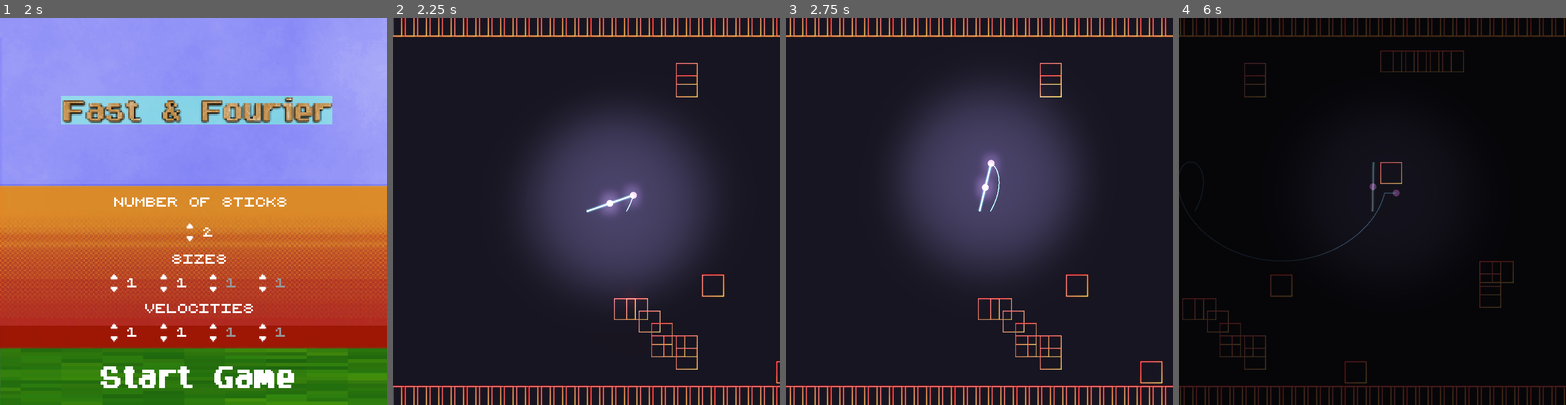
Above: before the commit, frames 1-4 (left to right).
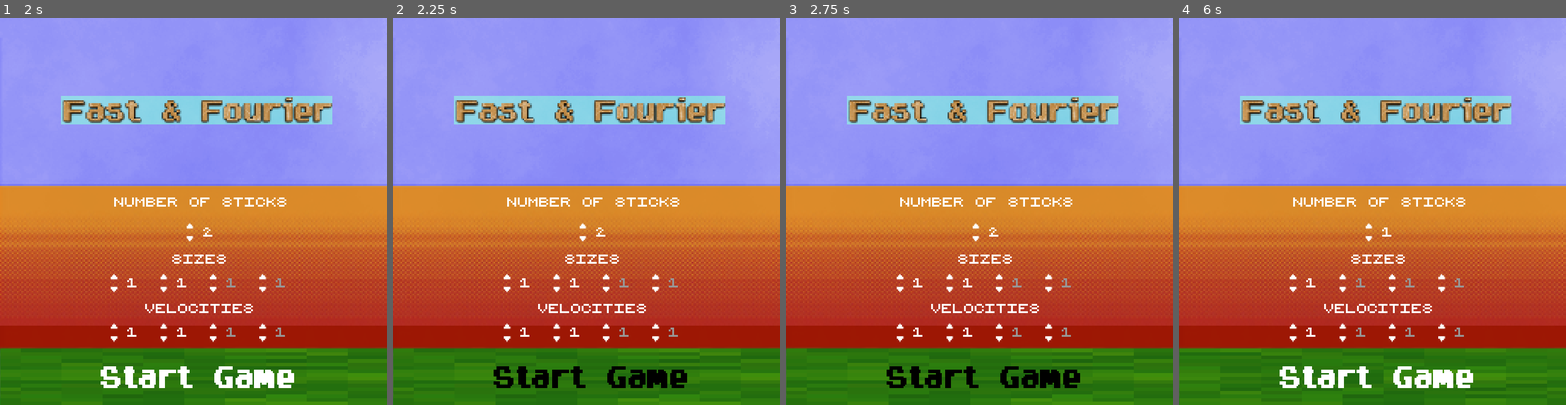
Above: after the commit, the same moments.

Repository: fyodordev/fourier-game
Game: Godot game, scene res://scenes/start_screen/titlescreen.tscn
Two runs of this game, one before a commit and one after it. Both use one fixed random seed, a clock stepped at 60 frames per second and the inputs below.
Inputs (mouse positions are in pixels of both pictures, inside the frame that each line leads up to):
- Up to frame 1 (2 s): click (189, 238) at 0.52 s; click (189, 226) at 1.27 s
- Up to frame 2 (2.25 s): click (590, 377) at 2 s
- Up to frame 3 (2.75 s): no input
- Up to frame 4 (6 s): click (1376, 377) at 2.77 s; click (1368, 238) at 3.52 s; click (1368, 226) at 4.27 s; click (1376, 377) at 5.02 s; click (1368, 238) at 5.77 s

Frame 1 is identical in both runs. In frame 2, 100% of the frame differs, in the area x 0-100%, y 0-100%; in frame 3, 100%; in frame 4, 100%.

Commit message:
Titlescreen now remebers parameters

Diff:
--- a/scenes/main/global.gd
+++ b/scenes/main/global.gd
@@ -1,9 +1,10 @@
 extends Node
 
-#just some test values, number of sticks, speeds and lengths of sticks
-var number_of_sticks = 4
-var speeds = [1,2,6,-3]
-var lengths = [2,-1,1,3]
+#just some values which are kept track of across scenes
+var number_of_sticks = 1
+var speeds = [1,1,1,1]
+var lengths = [1,1,1,1]
+
 #var move = true
 func _ready():
 	pass # Replace with function body.
--- a/scenes/start_screen/titlescreen.gd
+++ b/scenes/start_screen/titlescreen.gd
@@ -13,6 +13,7 @@
 		get_node("Vel/Node2D%s"%get_node("Label/number_sticks").text).boool=false
 		get_node("Siz/Node2D%s"%get_node("Label/number_sticks").text).boool=false
 		get_node("Label/number_sticks").text=str(int(get_node("Label/number_sticks").text)-1)
+		global.number_of_sticks-=1
 	pass
 func _on_number_up_pressed():
 	print(int(get_node("Label/number_sticks").text))
@@ -20,14 +21,23 @@
 		get_node("Label/number_sticks").text=str(int(get_node("Label/number_sticks").text)+1)
 		get_node("Vel/Node2D%s"%get_node("Label/number_sticks").text).boool=true
 		get_node("Siz/Node2D%s"%get_node("Label/number_sticks").text).boool=true
+		global.number_of_sticks+=1
+	print("YESS BABY")
+	pass
+func _ready():
+	for i in range(global.number_of_sticks):
+		get_node("Vel/Node2D%s"%(i+1)).boool=true
+		get_node("Siz/Node2D%s"%(i+1)).boool=true
+		get_node("Label/number_sticks").text=str(global.number_of_sticks)
+	for i in range(global.number_of_sticks):
+		get_node("Vel/Node2D%s/number_sticks"%(i+1)).text=str(global.speeds[i])
+		get_node("Siz/Node2D%s/number_sticks"%(i+1)).text=str(global.lengths[i])
 	pass
 
 func _physics_process(delta):
+	get_node("Sprite/AnimationPlayer").play("grass")
 	#var placeholder="Node2D%s"
-	get_node("Vel/Node2D1").boool=true
-	get_node("Siz/Node2D1").boool=true
-	get_node("Sprite/AnimationPlayer").play("grass")
-	pass
+
 
 func _on_StartGameSprite_pressed():
 	global.number_of_sticks=int(get_node("Label/number_sticks").text)
@@ -38,4 +48,4 @@
 		global.lengths.append(int(get_node("Siz/Node2D%s/number_sticks"%i).text))
 		global.speeds.append(int(get_node("Vel/Node2D%s/number_sticks"%i).text))
 	#global.move=true
-	get_tree().change_scene("res://scenes/main/World.tscn")
+	get_tree().change_scene("res://World.tscn")
